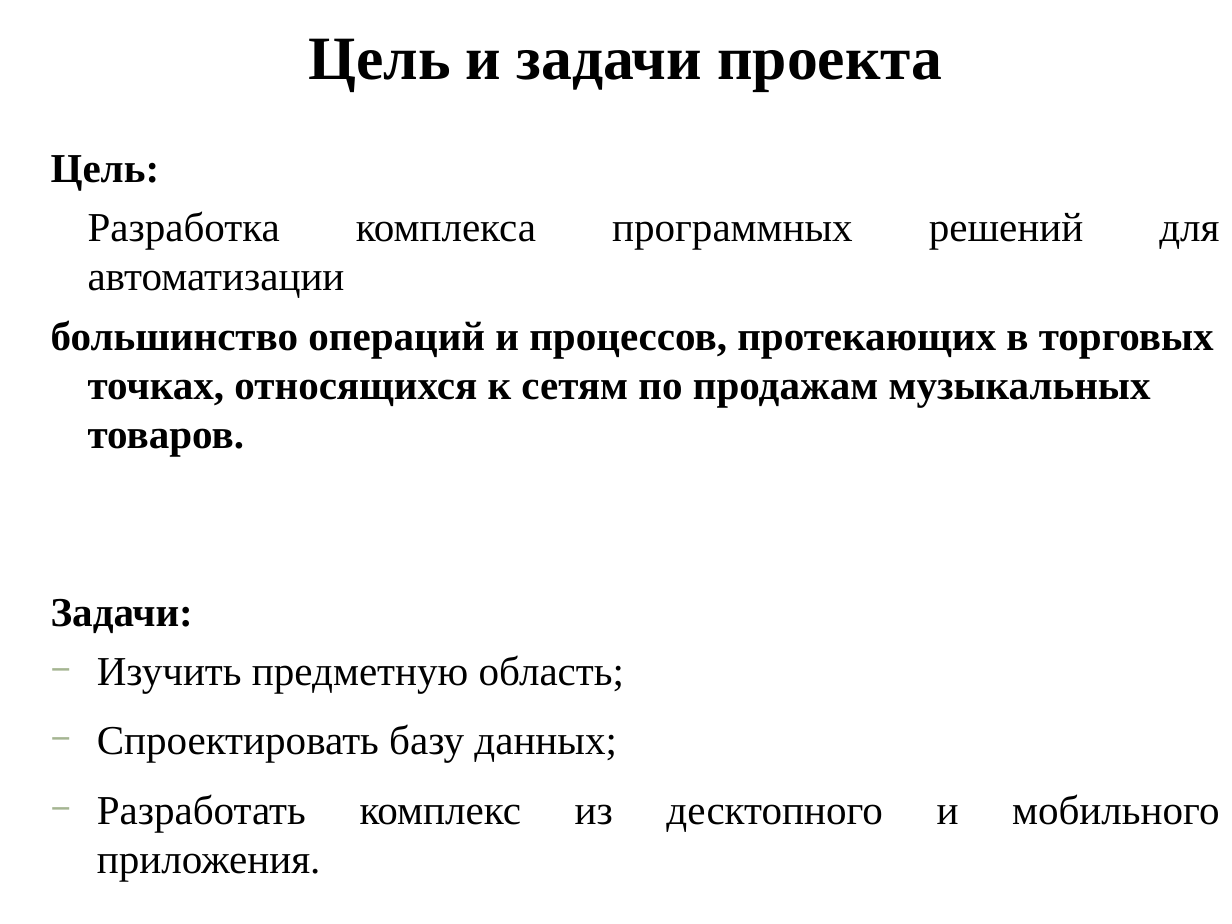
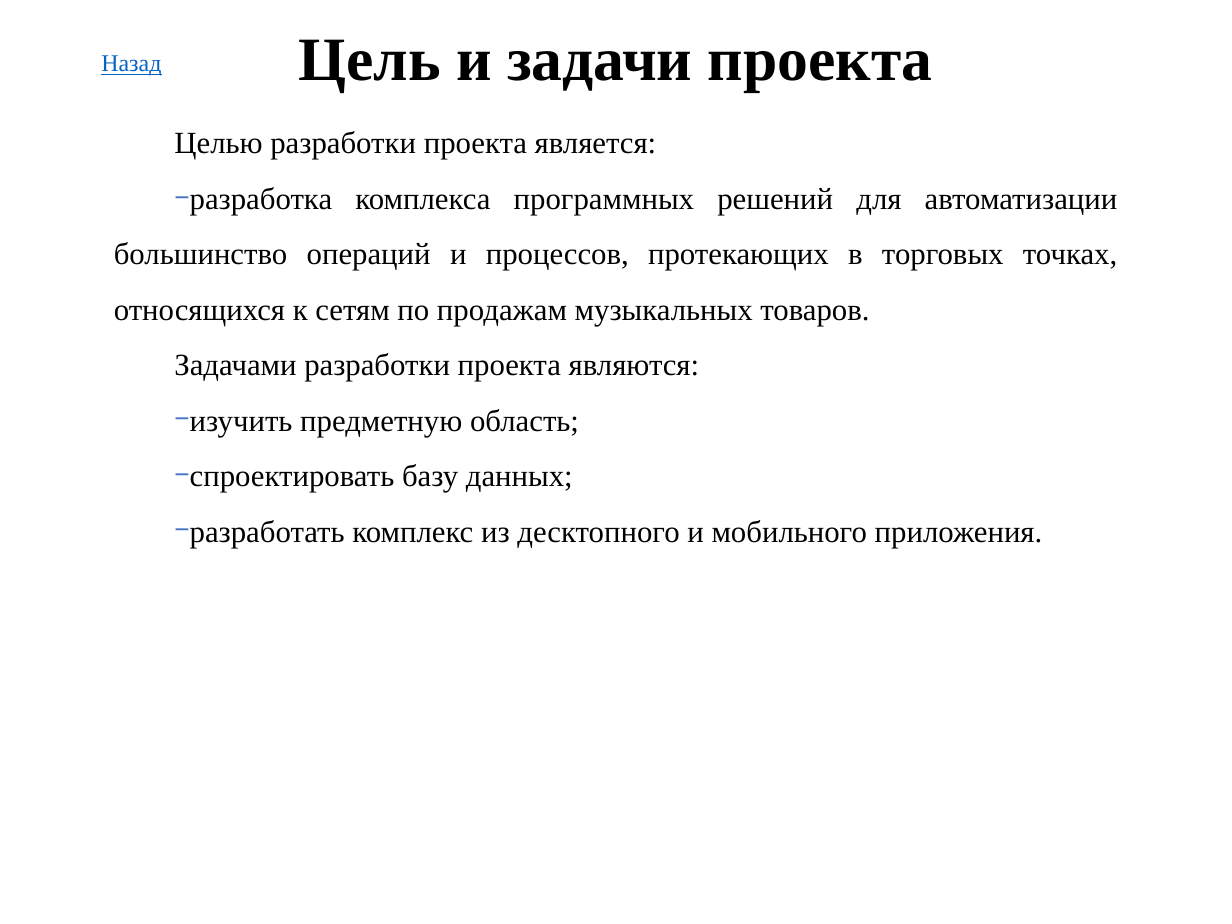
Before and after one commit to AntonSidorov1/DiplomProject, a slide deck: slide 3 of сидоров антон дмитриевич, Группа 493 - Презентация.pptx. Drawn at 1232x924 pixels with LibreOffice and Linux fonts; fonts in the diff are those of the drawing; background and template pictures are left out. Boxes give left, top, right and bottom in pixels: in the first picture for what was removed or moved away, otherwise in the second. Text is boxed around its words. In the diff, an @@ line names an element or a change of style, - is before the commit and + after.

```diff
--- a/сидоров антон дмитриевич, Группа 493 - Презентация.pptx
+++ b/сидоров антон дмитриевич, Группа 493 - Презентация.pptx
@@ text "Цель и задачи проекта" moved from (x1=308, y1=38, x2=942, y2=91) to (x1=299, y1=39, x2=933, y2=91) @@
@@ text added at (x1=101, y1=55, x2=161, y2=76), 14 pt, text #0563C1, underline @@
+Назад
@@ text at (x1=114, y1=131, x2=1118, y2=548): text changed; size 24 to 18 pt @@
-Цель:
-Разработка комплекса программных решений для автоматизации
-большинство операций и процессов, протекающих в торговых точках, относящихся к сетям по продажам музыкальных товаров.
-Задачи:
-− Изучить предметную область;
-− Спроектировать базу данных;
-− Разработать комплекс из десктопного и мобильного приложения.
+Целью разработки проекта является:
+− разработка комплекса программных решений для автоматизации большинство операций и процессов, протекающих в торговых точках, относящихся к сетям по продажам музыкальных товаров.
+Задачами разработки проекта являются:
+− изучить предметную область;
+− спроектировать базу данных;
+− разработать комплекс из десктопного и мобильного приложения.
```
Also in this commit, not shown: 3 other slides changed, 3 slides added, 3 slides removed.
